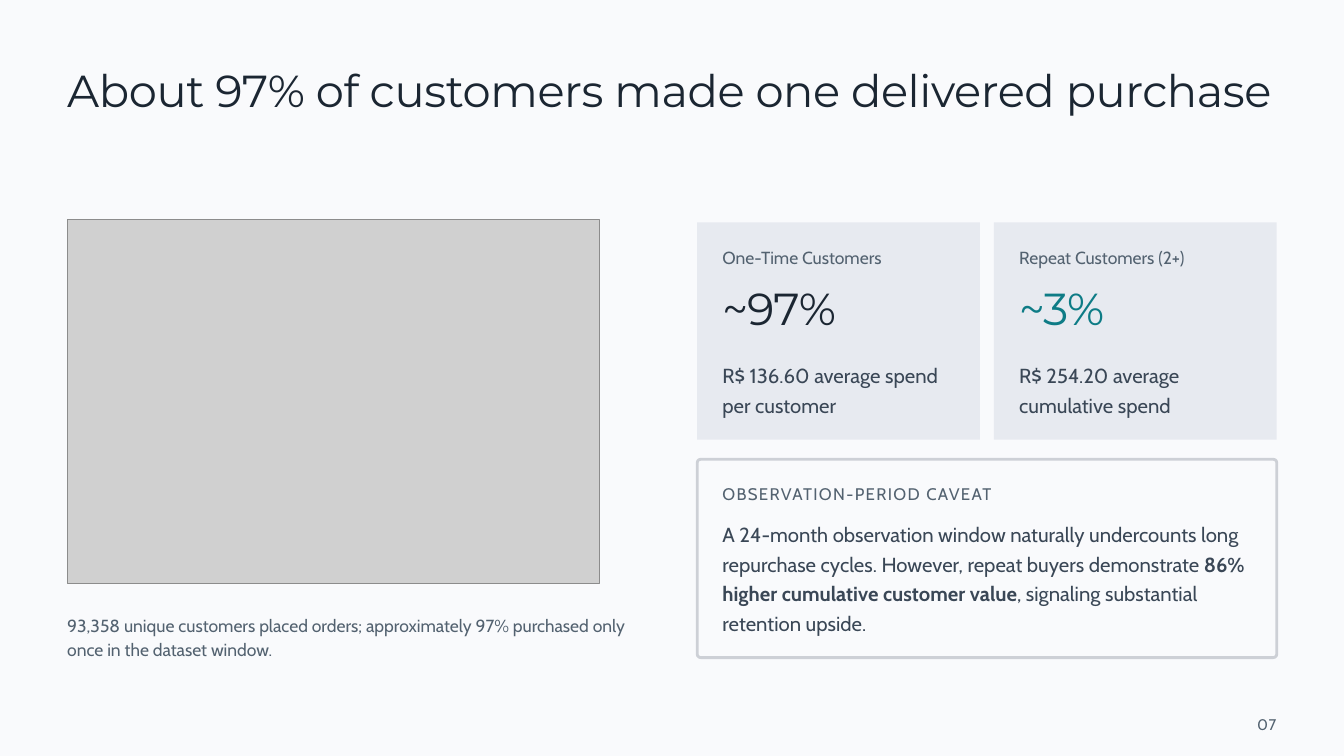
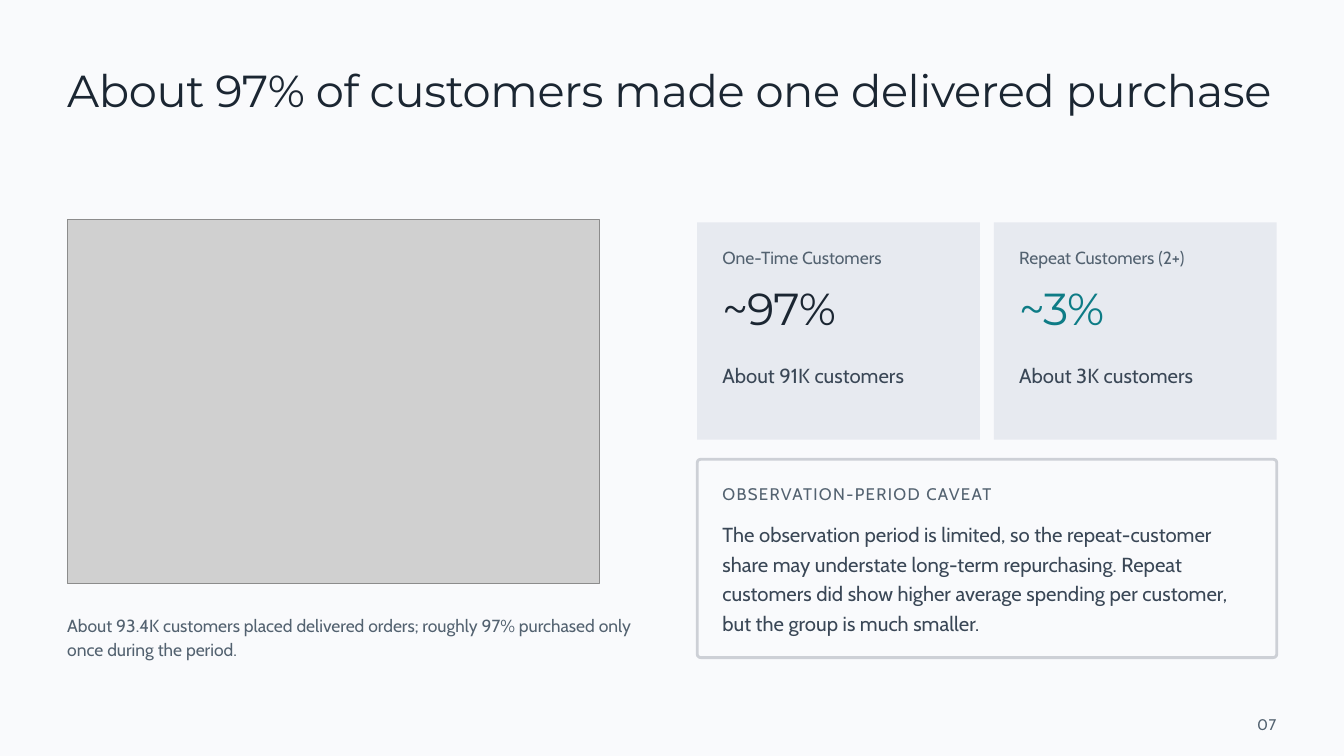
Before and after one commit to GurnoorSingh3/Olist_E-Commerce_Analysis, a slide deck: slide 7 of Olist-E-Commerce-Analysis.pptx. Drawn at 1344x756 pixels with LibreOffice and Linux fonts; fonts in the diff are those of the drawing; grey boxes stand for pictures; background and template pictures are left out. Boxes give left, top, right and bottom in pixels: in the first picture for what was removed or moved away, otherwise in the second. Text is boxed around its words. In the diff, an @@ line names an element or a change of style, - is before the commit and + after.

```diff
--- a/Olist-E-Commerce-Analysis.pptx
+++ b/Olist-E-Commerce-Analysis.pptx
@@ text at [722, 367, 904, 383]: text changed @@
-R$ 136.60 average spend per customer
+About 91K customers
@@ text at [1019, 367, 1193, 384]: text changed @@
-R$ 254.20 average cumulative spend
+About 3K customers
@@ text at [722, 526, 1227, 636]: text changed @@
-A 24-month observation window naturally undercounts long repurchase cycles. However, repeat buyers demonstrate 86% higher cumulative customer value, signaling substantial retention upside.
+The observation period is limited, so the repeat-customer share may understate long-term repurchasing. Repeat customers did show higher average spending per customer, but the group is much smaller.
@@ text at [67, 619, 631, 660]: text changed @@
-93,358 unique customers placed orders; approximately 97% purchased only once in the dataset window.
+About 93.4K customers placed delivered orders; roughly 97% purchased only once during the period.
```
Also in this commit, not shown: 7 other slides changed.
